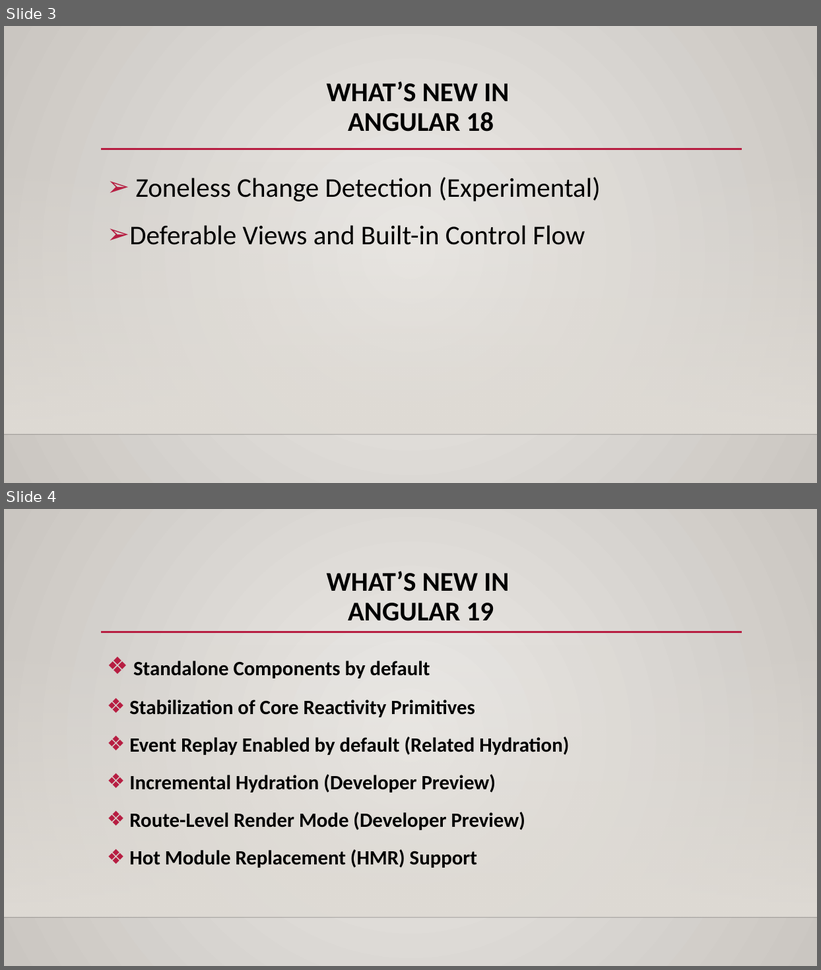
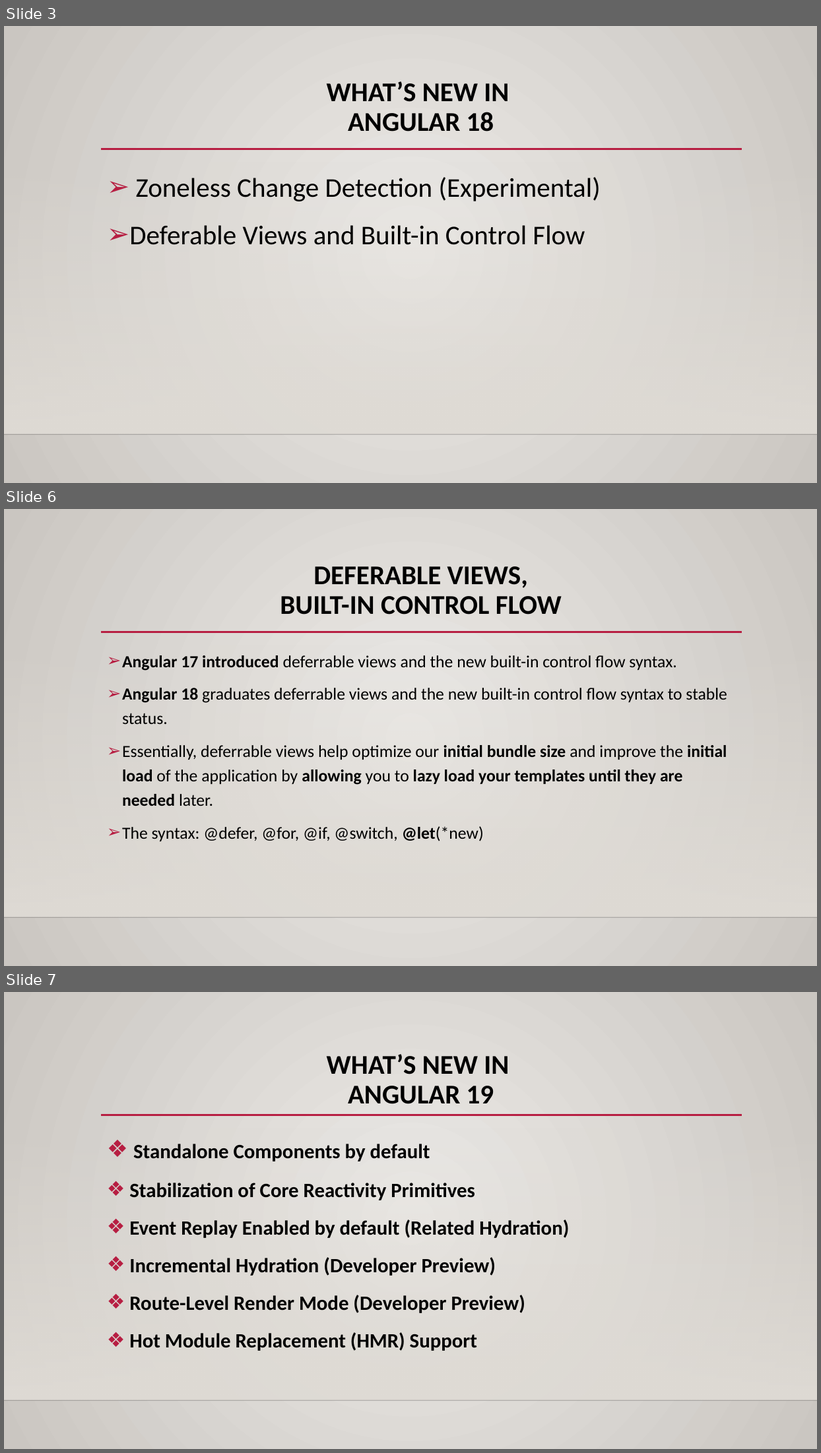
Before and after one commit to TriBuiQuang/demo_angular_19, a slide deck: Presentation2.pptx. Shown one above the other, each under a label of ours: slides 3 and 4 before the commit, slides 3, 6 and 7 after it; the slides between them are not shown. The pictures are 821x970 and 821x1453 pixels, drawn with LibreOffice and Linux fonts; fonts in the diff are those of the drawing; background and template pictures are left out. Boxes give left, top, right and bottom in pixels: in the first picture for what was removed or moved away, otherwise in the second. Text is boxed around its words. In the diff, an @@ line names an element or a change of style, - is before the commit and + after.

```diff
--- a/Presentation2.pptx
+++ b/Presentation2.pptx
@@ slide 6 added at [4,509,817,966], background gradient #ECEAE7 to #CAC7C1; not listed: 3 template elements that a slide beside it also shows @@
@@ title added at [280,566,562,615], 32 pt, text #000000, bold @@
+DEFERABLE VIEWS,
+BUILT-IN CONTROL FLOW
@@ text added at [122,656,727,842], 20 pt, text #000000 @@
+➢ Angular 17 introduced deferrable views and the new built-in control flow syntax.
+➢ Angular 18 graduates deferrable views and the new built-in control flow syntax to stable status.
+➢ Essentially, deferrable views help optimize our initial bundle size and improve the initial load of the application by allowing you to lazy load your templates until they are needed later.
+➢ The syntax: @defer, @for, @if, @switch, @let(*new)
@@ what was slide 4 is now slide 7 @@
```
Also in this commit, not shown: 2 slides changed, 7 other slides added, 1 other file.
